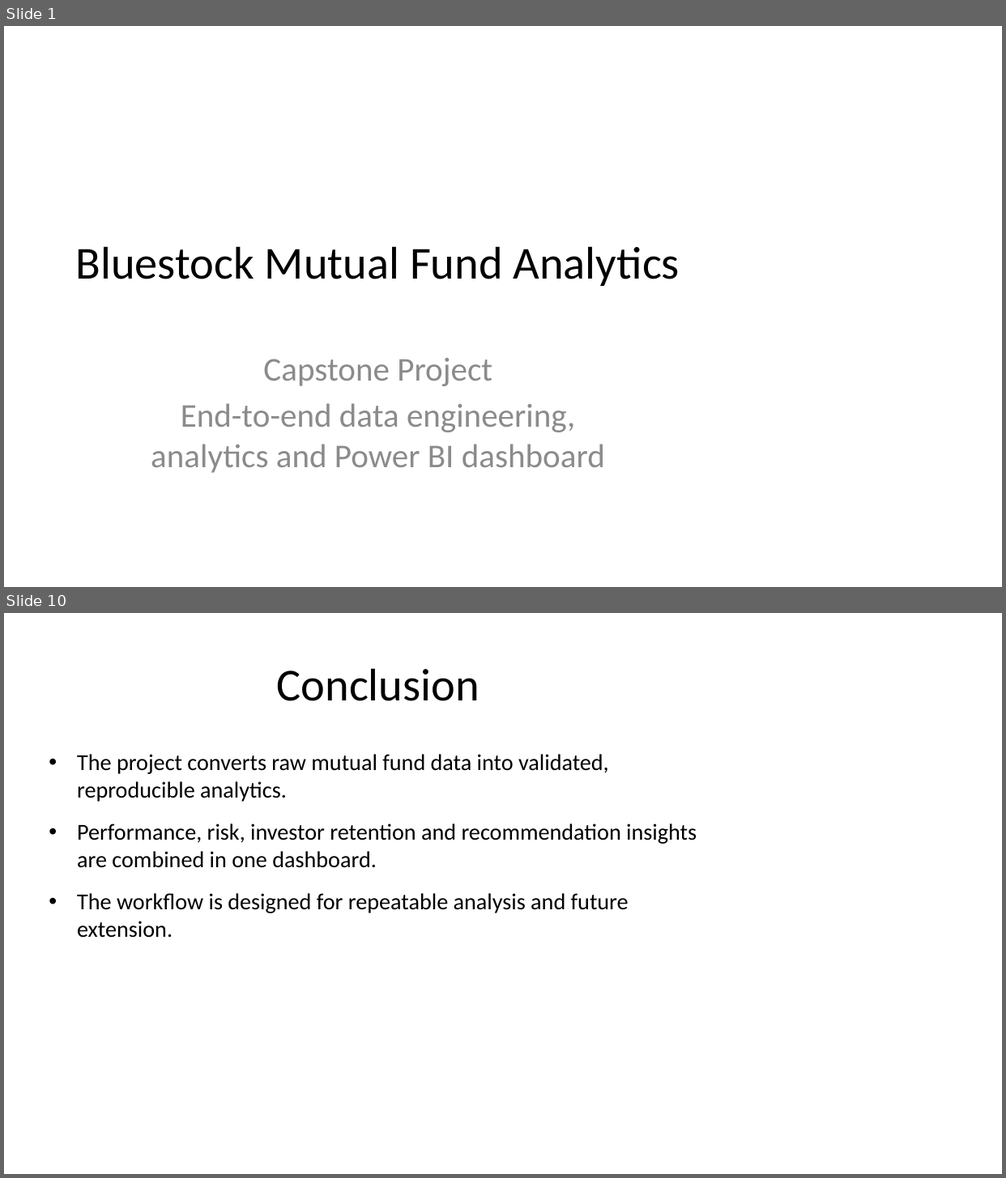
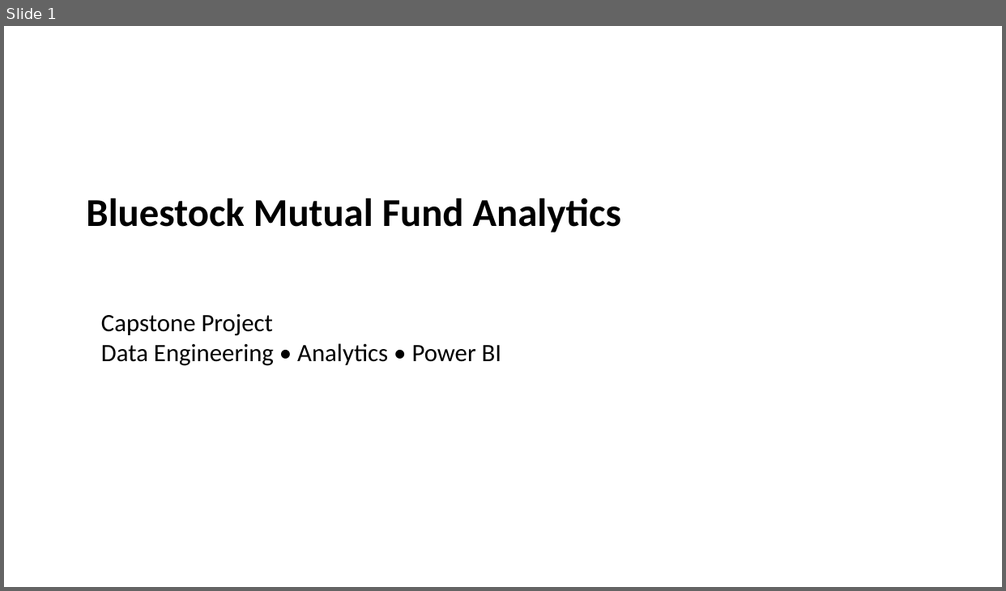
Before and after one commit to farhandev-20/mutual-fund-analytics, a slide deck: reports/Presentation.pptx. Shown one above the other, each under a label of ours: slides 1 and 10 before the commit, slide 1 after it; the slides between them are not shown. The pictures are 1006x1178 and 1006x591 pixels, drawn with LibreOffice and Linux fonts; fonts in the diff are those of the drawing. Boxes give left, top, right and bottom in pixels: in the first picture for what was removed or moved away, otherwise in the second. Text is boxed around its words. In the diff, an @@ line names an element or a change of style, - is before the commit and + after.

Commit message:
Final: Complete Bluestock MF Capstone

```diff
--- a/reports/Presentation.pptx
+++ b/reports/Presentation.pptx
@@ slide 10 removed at [4, 613, 1002, 1174], background #FFFFFF @@
@@ title removed at [277, 668, 479, 701] @@
-Conclusion
@@ text removed at [77, 754, 697, 938] @@
-• The project converts raw mutual fund data into validated, reproducible analytics.
-• Performance, risk, investor retention and recommendation insights are combined in one dashboard.
-• The workflow is designed for repeatable analysis and future extension.
@@ slide 1 changed as well @@
@@ text "Bluestock Mutual Fund Analytics": place and size @@
-text "Bluestock Mutual Fund Analytics" at [76, 246, 680, 286]
+text "Bluestock Mutual Fund Analytics" at [86, 198, 621, 233]
@@ text "Bluestock Mutual Fund Analytics" at [86, 198, 621, 233]: size 44 to 38 pt, bold on; alignment centre to left; vertical alignment middle to top @@
@@ text at [101, 314, 501, 366]: text changed; size 32 to 24 pt; text colour #8C8C8C to #000000 @@
-Capstone Project
-End-to-end data engineering, analytics and Power BI dashboard
+Capstone Project
+Data Engineering • Analytics • Power BI
```
Also in this commit, not shown: 11 slides added, 8 other slides removed, 17 other files.
